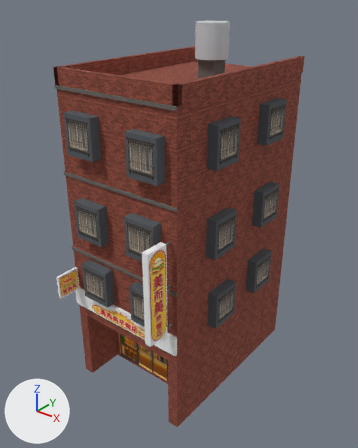
What one commit did to the glTF model public/assets/models/buildings/shophouse-04.glb.
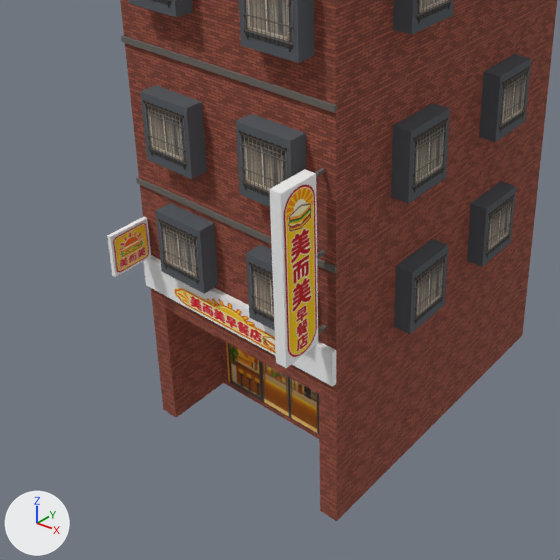
There are two pictures of each version: one whole from a camera (50 mm lens) standing at (11.73, -11.17, 15.99) and looking at (0.17, 3.28, 7.03), one close up on the part from 0% to 82% of the width and 34% to 100% of the height. The axes (+X, +Y, +Z) are drawn at lower left. The lights are the same throughout. The last two pictures show the newer version. Where no turn or scale is listed for an object, it has been applied to the vertices. Vertices at exactly the same position are counted once.

In view in the first close-up: 'body', 'decals', 'wall'.
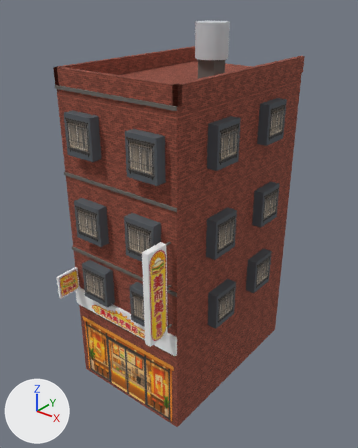
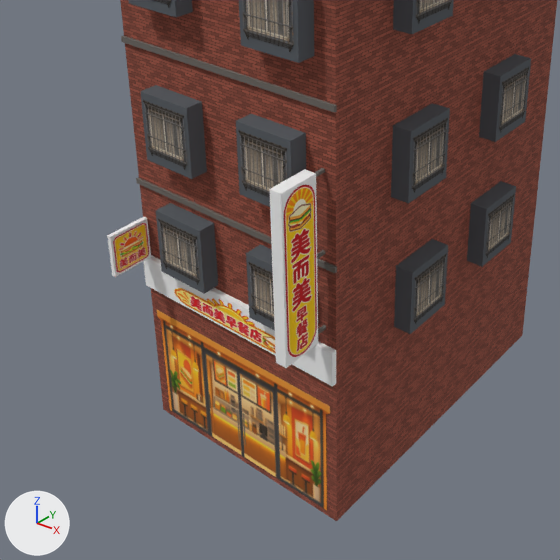
Location of each change, [x1, y1, x2, y2] in pixels of the close-ups (560 x 560 px; the box of a moved part takes in the faces that stretch with it):
'decals', reshaped
    before: [113, 0, 529, 434]
    after: [113, 0, 529, 510]
part 1 of me_mesh_1, built on
    both: [154, 307, 333, 513]
part 2 of me_mesh_2, moved or reshaped
    before: [226, 342, 319, 434]
    after: [157, 310, 330, 510]

Edits to the bpy script that builds the scene:
```text
Change me_mesh_1:
    used by ob_wall; location = (0.0, 0.0, 0.0)
    remove me_mesh_1.from_pydata(...)  # 44 vertices, 84 faces; spans x -2.75..2.75, y 0.0..8.0, z 0.0..13.4
    add me_mesh_1.from_pydata(...)  # 28 vertices, 48 faces; spans x -2.75..2.75, y 0.0..8.0, z 0.0..13.4
    me_mesh_1 part 1
    16 vertices are removed from x -2.7..2.7, y 0.0..8.0, z 0.0..3.2
    46 faces are deleted
    10 new faces join them
Change me_mesh_2:
    where me_mesh_2.from_pydata(...)  # 96 vertices, 48 faces; spans x -3.11..3.11, y -1.22..6.27, z 0.15..12.05
    used by ob_decals; location = (0.0, 0.0, 0.0)
    me_mesh_2 part 2
    me_mesh_2.vertices[0].co: (-2.15, 1.59, 3.05) -> (-2.55, -0.01, 3.05)  # not seen -> pixel (156, 309)
    me_mesh_2.vertices[1].co: (2.15, 1.59, 3.05) -> (2.55, -0.01, 3.05)  # not seen -> pixel (330, 406)
    me_mesh_2.vertices[2].co: (-2.15, 1.59, 0.15) -> (-2.55, -0.01, 0.15)  # pixel (225, 380) -> pixel (166, 407)
    me_mesh_2.vertices[3].co: (2.15, 1.59, 0.15) -> (2.55, -0.01, 0.15)  # not seen -> pixel (330, 512)
```
